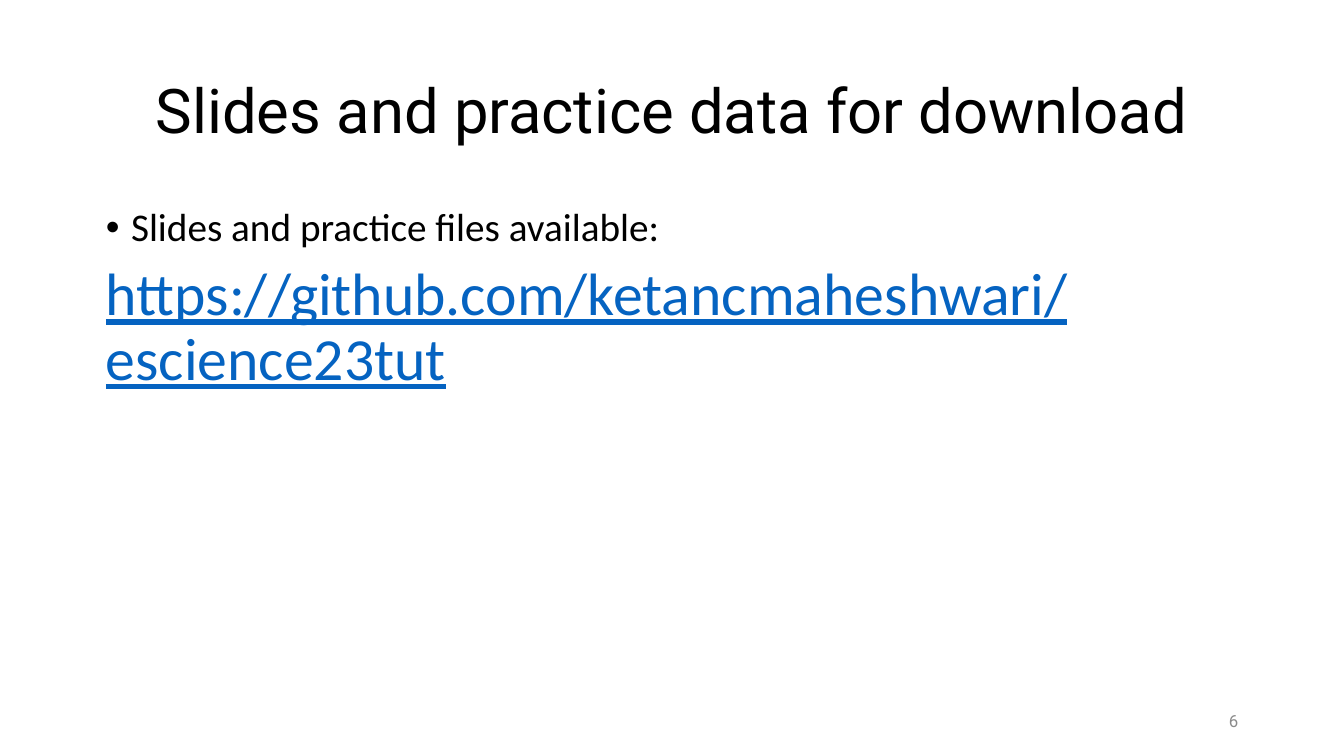
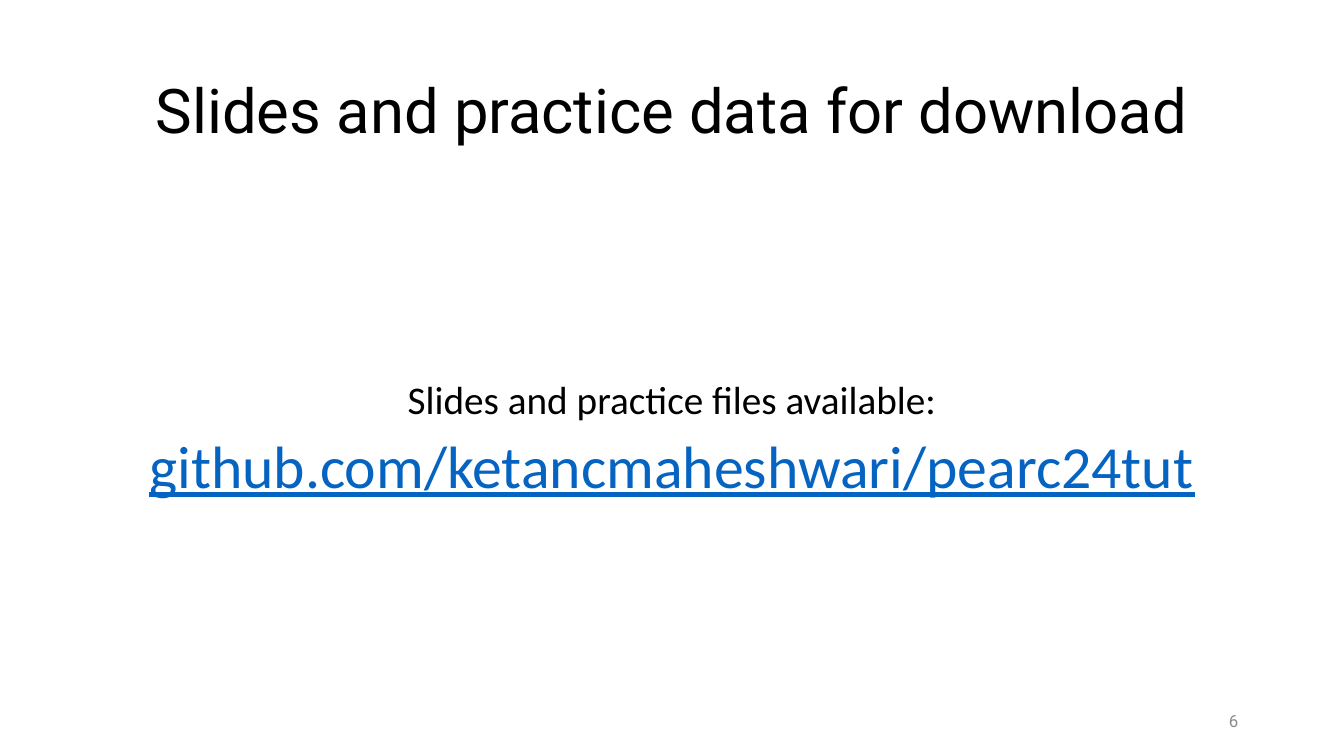
Before and after one commit to ketancmaheshwari/pearc24tut, a slide deck: slide 6 of gnu-parallel-tutorial.pptx. Drawn at 1344x756 pixels with LibreOffice and Linux fonts; fonts in the diff are those of the drawing. Boxes give left, top, right and bottom in pixels: in the first picture for what was removed or moved away, otherwise in the second. Text is boxed around its words. In the diff, an @@ line names an element or a change of style, - is before the commit and + after.

```diff
--- a/gnu-parallel-tutorial.pptx
+++ b/gnu-parallel-tutorial.pptx
@@ text "Slides and practice files available:" at (149, 386, 1193, 499): vertical alignment top to middle @@
@@ text at (408, 386, 936, 421): alignment left to centre; bullet • to none @@
@@ text at (149, 446, 1193, 499): text changed @@
-https://github.com/ketancmaheshwari/escience23tut
+github.com/ketancmaheshwari/pearc24tut
```
Also in this commit, not shown: 2 other slides changed, 1 slide added, 1 other file.
